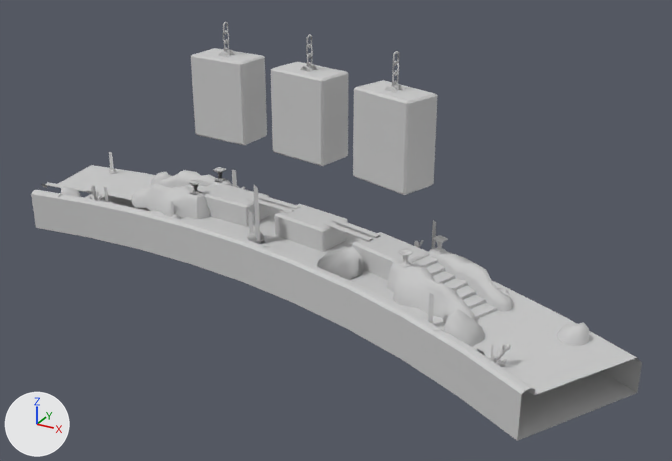
The FBX model Assets/Props/Pisos_1-2/Q5/Q5_fbx.FBX as it was, and as the next commit left it.
The view is the same before and after, from a 50 mm lens placed at (19.07, 6.35, 12.83), pointed at (7.35, 27.67, 2.17). Every picture has the same lights, and +X, +Y and +Z are marked at lower left. Where no turn or scale is listed for an object, it has been applied to the vertices. Vertices at the same position are counted once.

In view in the first picture: 'ALGAS', 'BASEPIEDRAAPLASTAR', 'BASEPIEDRAAPLASTAR2', 'BASEPIEDRAAPLASTAR3', 'CADENAS', 'CADENAS2', 'CADENAS3', 'ESCALERA', 'MADERA', 'PIEDRAAPLASTAR', 'PIEDRAAPLASTAR2', 'PIEDRAAPLASTAR3', 'PIEDRAESCALERA', 'PIEDRAS3', 'QUESITO11'.
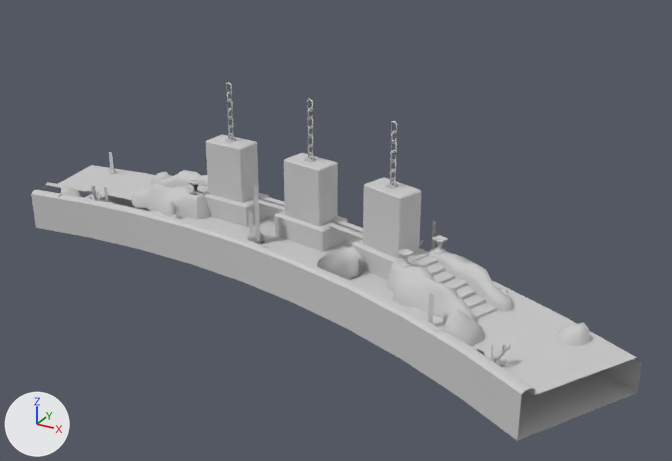
Where the newer file only moved an object's origin or applied its transform, the numbers keep the older frame.

Changed parts and their boxes (x1, y1, x2, y2) in the pictures (672 x 461 px):
'PIEDRAAPLASTAR3', mesh rescaled (31% narrower, 29% shorter)
    before: (353, 80, 438, 195)
    after: (363, 177, 421, 258)
'PIEDRAAPLASTAR', deleted
    before: (271, 62, 348, 166)
'PIEDRAAPLASTAR2', deleted
    before: (191, 48, 267, 145)
'PIEDRAAPLASTAR004', added
    after: (284, 153, 338, 226)
'PIEDRAAPLASTAR005', added
    after: (206, 134, 259, 203)
'CADENAS001', added
    after: (390, 120, 397, 188)
'CADENAS002', added
    after: (307, 99, 314, 161)
'CADENAS003', added
    after: (226, 82, 234, 142)
'CADENAS3', deleted
    before: (392, 51, 399, 91)
'CADENAS', deleted
    before: (306, 34, 313, 71)
'CADENAS2', deleted
    before: (223, 21, 230, 55)

The change, as a diff of the scene's bpy script:
```diff
--- a/Assets/Props/Pisos_1-2/Q5/Q5_fbx.FBX.py
+++ b/Assets/Props/Pisos_1-2/Q5/Q5_fbx.FBX.py
@@ me_mesh_014 @@
 me_mesh_014.from_pydata(...)  # 72 vertices, 60 faces; spans x -1.12..1.12, y -0.87..0.87, z -1.35..1.35
 # used by ob_piedraaplastar3; location = (8.82, 28.24, 5.09)
+# me_mesh_014 part 1: the whole mesh is scaled about its middle by 0.721, then moved by (-0.02, 0.02, -2.4)
 me_mesh_014.materials.append(mat_piedraaplastar3)
@@ me_mesh_015_1 @@
+me_mesh_015_1.from_pydata(...)  # 126 vertices, 126 faces; spans x -0.11..0.11, y -0.11..0.11, z -0.34..1.71
+me_mesh_015_1.materials.append(mat_cadenas)  # light grey #cacaca
@@ me_mesh_018_1 @@
+me_mesh_018_1.from_pydata(...)  # 72 vertices, 60 faces; spans x -0.75..0.75, y -0.48..0.48, z -0.97..0.97
+me_mesh_018_1.materials.append(mat_piedraaplastar3)  # light grey #cacaca
@@ me_mesh_016_1 @@
+me_mesh_016_1.from_pydata(...)  # 72 vertices, 60 faces; spans x -0.78..0.78, y -0.56..0.56, z -0.97..0.97
+me_mesh_016_1.materials.append(mat_piedraaplastar3)  # light grey #cacaca
@@ me_mesh_017_1 @@
+me_mesh_017_1.from_pydata(...)  # 126 vertices, 126 faces; spans x -0.11..0.11, y -0.11..0.11, z -0.34..1.71
+me_mesh_017_1.materials.append(mat_cadenas)  # light grey #cacaca
@@ me_mesh_014_1 @@
+me_mesh_014_1.from_pydata(...)  # 126 vertices, 126 faces; spans x -0.11..0.11, y -0.11..0.11, z -0.34..1.71
+me_mesh_014_1.materials.append(mat_cadenas)  # light grey #cacaca
@@ ob_cadenas @@
-ob_cadenas = bpy.data.objects.new('CADENAS', me_mesh_006)
-ob_cadenas.location = (5.73, 29.05, 5.64)
@@ ob_piedraaplastar2 @@
-ob_piedraaplastar2 = bpy.data.objects.new('PIEDRAAPLASTAR2', me_mesh_016)
-ob_piedraaplastar2.location = (2.6, 29.45, 5.09)
@@ ob_cadenas2 @@
-ob_cadenas2 = bpy.data.objects.new('CADENAS2', me_mesh_009)
-ob_cadenas2.location = (2.57, 29.45, 5.64)
@@ ob_piedraaplastar @@
-ob_piedraaplastar = bpy.data.objects.new('PIEDRAAPLASTAR', me_mesh_007)
-ob_piedraaplastar.location = (5.71, 29.06, 5.09)
@@ ob_cadenas3 @@
-ob_cadenas3 = bpy.data.objects.new('CADENAS3', me_mesh_010)
-ob_cadenas3.location = (8.81, 28.27, 5.67)
@@ ob_cadenas002 @@
+ob_cadenas002 = bpy.data.objects.new('CADENAS002', me_mesh_015_1)
+ob_cadenas002.location = (5.72, 29.06, 3.77)
@@ ob_piedraaplastar005 @@
+ob_piedraaplastar005 = bpy.data.objects.new('PIEDRAAPLASTAR005', me_mesh_018_1)
+ob_piedraaplastar005.location = (2.59, 29.44, 2.69)
@@ ob_piedraaplastar004 @@
+ob_piedraaplastar004 = bpy.data.objects.new('PIEDRAAPLASTAR004', me_mesh_016_1)
+ob_piedraaplastar004.location = (5.72, 29.05, 2.69)
@@ ob_cadenas003 @@
+ob_cadenas003 = bpy.data.objects.new('CADENAS003', me_mesh_017_1)
+ob_cadenas003.location = (2.59, 29.45, 3.77)
@@ ob_cadenas001 @@
+ob_cadenas001 = bpy.data.objects.new('CADENAS001', me_mesh_014_1)
+ob_cadenas001.location = (8.81, 28.27, 3.77)
```
